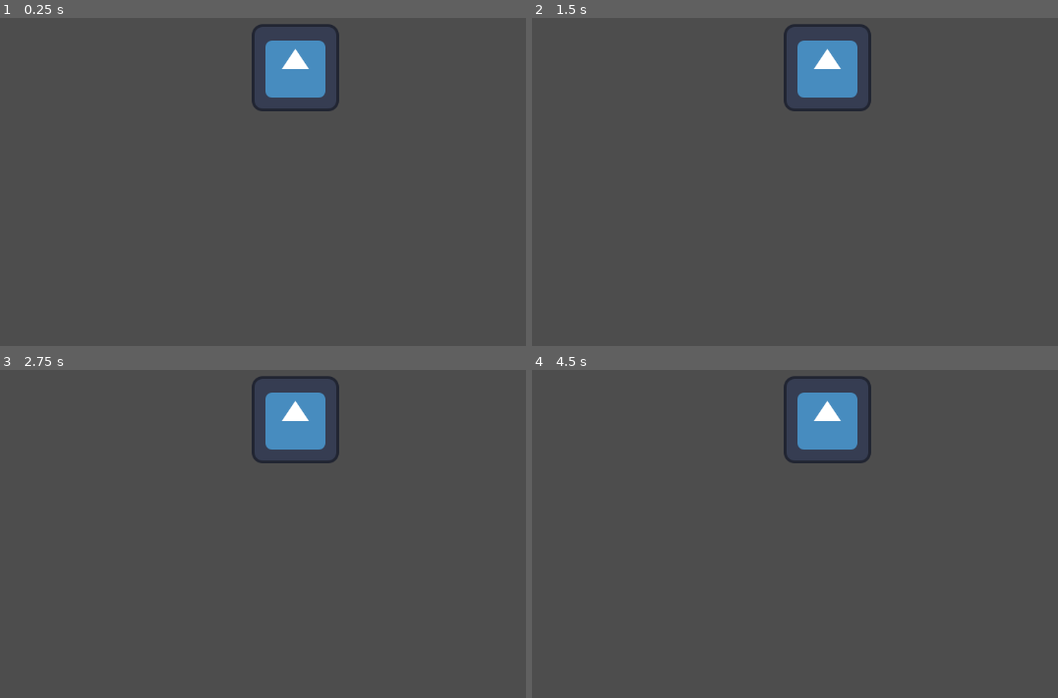
Above: before the commit, frames 1-4 (two rows, left to right).
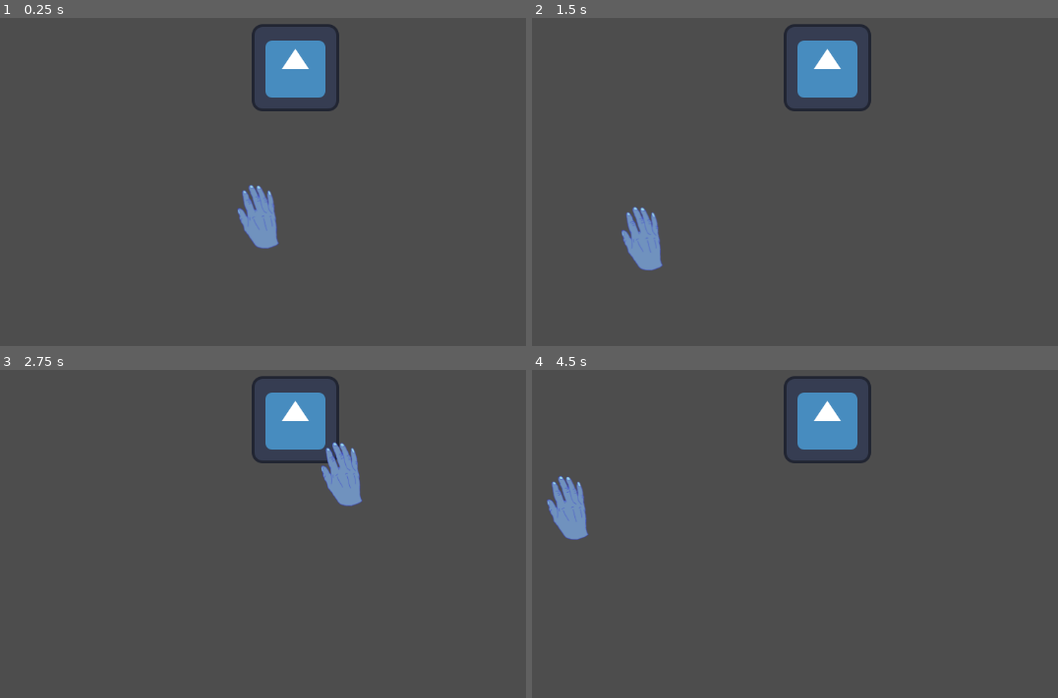
Above: after the commit, the same moments.

Repository: AustinSB/moving_hand_game
Game: Godot game, scene res://main.tscn
Two runs of this game, one before a commit and one after it. Both use one fixed random seed, a clock stepped at 60 frames per second and the inputs below. The engine's default icon, where the game draws it, is replaced by a stand-in: a white triangle on a blue panel in a dark square.
Inputs (mouse positions are in pixels of both pictures, inside the frame that each line leads up to):
- Up to frame 1 (0.25 s): no input
- Up to frame 2 (1.5 s): move the mouse to (826, 67) at 0.52 s; tap Enter at 1.25 s; move the mouse to (621, 214) at 1.27 s
- Up to frame 3 (2.75 s): tap Space at 2 s; move the mouse to (326, 448) at 2.02 s
- Up to frame 4 (4.5 s): tap Enter at 2.75, 4.25 s; move the mouse to (737, 632) at 2.77 s; tap Space at 3.5 s; move the mouse to (1015, 609) at 3.52 s; move the mouse to (542, 478) at 4.27 s

The runs differ from the first frame. In frame 1, 1.1% of the frame differs, in the area x 45-54%, y 50-71%; in frame 2, 1.1%; in frame 3, 1.1%; in frame 4, 1.1%.

Commit message:
Add player scene
Player follows mouse cursor

Diff:
--- /dev/null
+++ b/Player Hand/player.gd
@@ -0,0 +1,12 @@
+extends Node2D
+
+var offset = Vector2(25, 40)
+var follow_speed = 15.0
+var mouse_position
+var target_position
+
+func _process(delta: float) -> void:
+	mouse_position = get_global_mouse_position()
+	target_position = mouse_position + offset
+
+	position = position.lerp(target_position, follow_speed * delta)
--- /dev/null
+++ b/Player Hand/player.tscn
@@ -0,0 +1,18 @@
+[gd_scene load_steps=4 format=3 uid="uid://o268dgapyma8"]
+
+[ext_resource type="Texture2D" uid="uid://c3607t7skmckm" path="res://Player Hand/hand_idle_icon.png" id="1_4flbx"]
+[ext_resource type="Script" uid="uid://cbcs4d4lffyhr" path="res://Player Hand/player.gd" id="1_ckjtj"]
+
+[sub_resource type="RectangleShape2D" id="RectangleShape2D_onrkg"]
+size = Vector2(60, 94)
+
+[node name="Player" type="Node2D"]
+script = ExtResource("1_ckjtj")
+
+[node name="StaticBody2D" type="StaticBody2D" parent="."]
+
+[node name="CollisionShape2D" type="CollisionShape2D" parent="StaticBody2D"]
+shape = SubResource("RectangleShape2D_onrkg")
+
+[node name="Hand" type="Sprite2D" parent="StaticBody2D"]
+texture = ExtResource("1_4flbx")
--- a/clickable_box.gd
+++ b/clickable_box.gd
@@ -4,7 +4,9 @@
 var point = load("res://Player Hand/hand_point_icon.png")
 
 func _on_box_mouse_entered() -> void:
-	Input.set_custom_mouse_cursor(point, Input.CURSOR_ARROW)
+	pass
+	#Input.set_custom_mouse_cursor(point, Input.CURSOR_ARROW)
 
 func _on_box_mouse_exited() -> void:
-	Input.set_custom_mouse_cursor(idle, Input.CURSOR_ARROW)
+	pass
+	#Input.set_custom_mouse_cursor(idle, Input.CURSOR_ARROW)
--- a/main.gd
+++ b/main.gd
@@ -3,4 +3,5 @@
 var arrow = load("res://Player Hand/hand_idle_icon.png")
 
 func _ready():
-	Input.set_custom_mouse_cursor(arrow, Input.CURSOR_ARROW)
+	#Input.set_mouse_mode(Input.MOUSE_MODE_HIDDEN)
+	pass
--- a/main.tscn
+++ b/main.tscn
@@ -1,10 +1,14 @@
-[gd_scene load_steps=3 format=3 uid="uid://i0dvfun7gy7v"]
+[gd_scene load_steps=4 format=3 uid="uid://i0dvfun7gy7v"]
 
 [ext_resource type="Script" uid="uid://8266vvxdgh65" path="res://main.gd" id="1_ig7tw"]
 [ext_resource type="PackedScene" uid="uid://b6hwlglpw50m2" path="res://clickable_box.tscn" id="2_0xm2m"]
+[ext_resource type="PackedScene" uid="uid://o268dgapyma8" path="res://Player Hand/player.tscn" id="3_h2yge"]
 
 [node name="Main" type="Node"]
 script = ExtResource("1_ig7tw")
 
 [node name="Clickable Box" parent="." instance=ExtResource("2_0xm2m")]
 position = Vector2(648, 141)
+
+[node name="Player" parent="." instance=ExtResource("3_h2yge")]
+position = Vector2(45, 63)
Not shown, added: Player Hand/player.gd.uid
